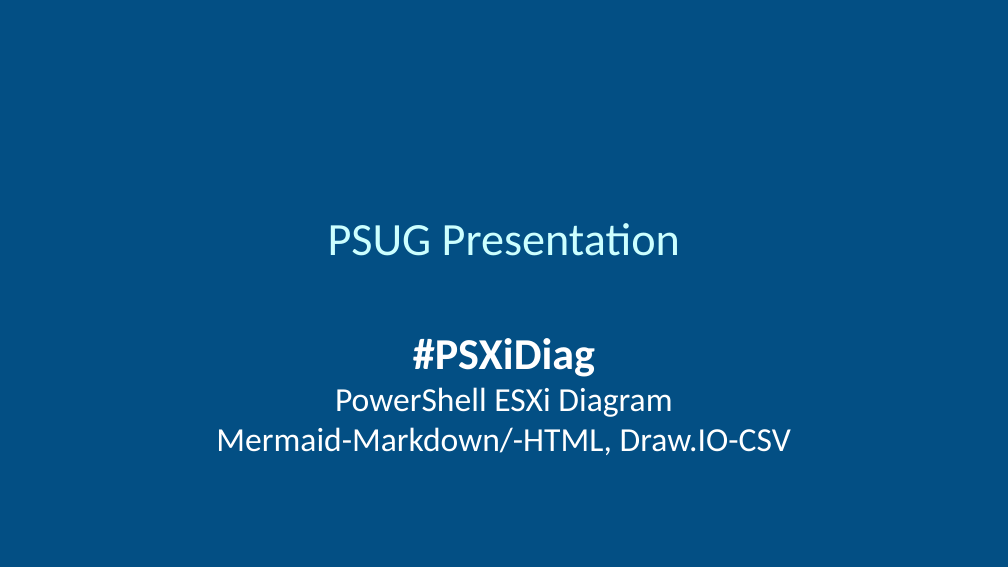
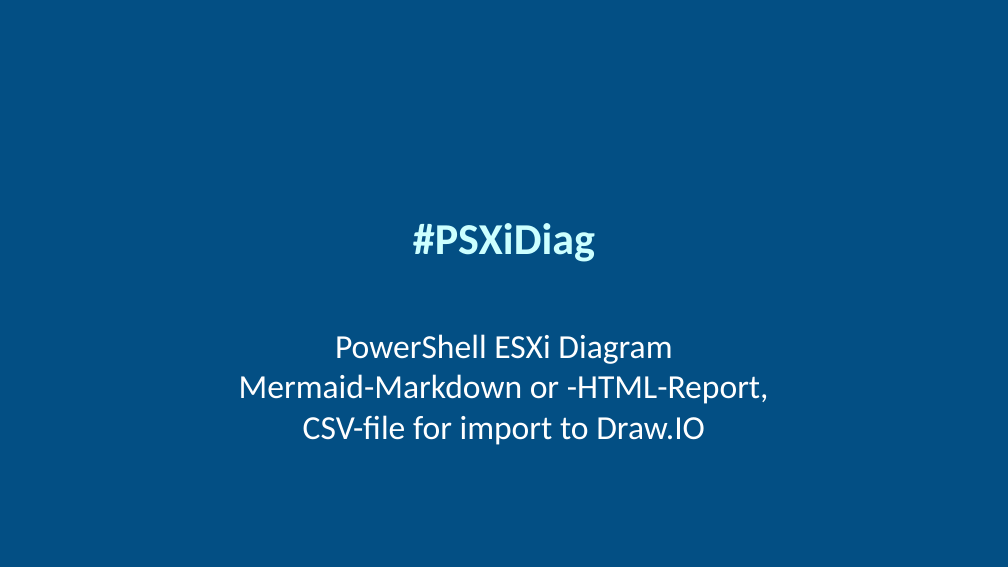
Before and after one commit to tinuwalther/PSXiDiag, a slide deck: slide 1 of docs/Presentation.pptx. Drawn at 1008x567 pixels with LibreOffice and Linux fonts; fonts in the diff are those of the drawing. Boxes give left, top, right and bottom in pixels: in the first picture for what was removed or moved away, otherwise in the second. Text is boxed around its words. In the diff, an @@ line names an element or a change of style, - is before the commit and + after.

```diff
--- a/docs/Presentation.pptx
+++ b/docs/Presentation.pptx
@@ title at bbox=[413, 223, 595, 262]: text changed; size 44 to 42 pt; bold on @@
-PSUG Presentation
+#PSXiDiag
@@ subtitle at bbox=[413, 338, 595, 377]: paragraph removed @@
-#PSXiDiag
@@ subtitle at bbox=[239, 374, 769, 445]: text changed @@
-Mermaid-Markdown/-HTML, Draw.IO-CSV
+Mermaid-Markdown or -HTML-Report,
+CSV-file for import to Draw.IO
```
Also in this commit, not shown: 1 other slide changed, 18 other files.
